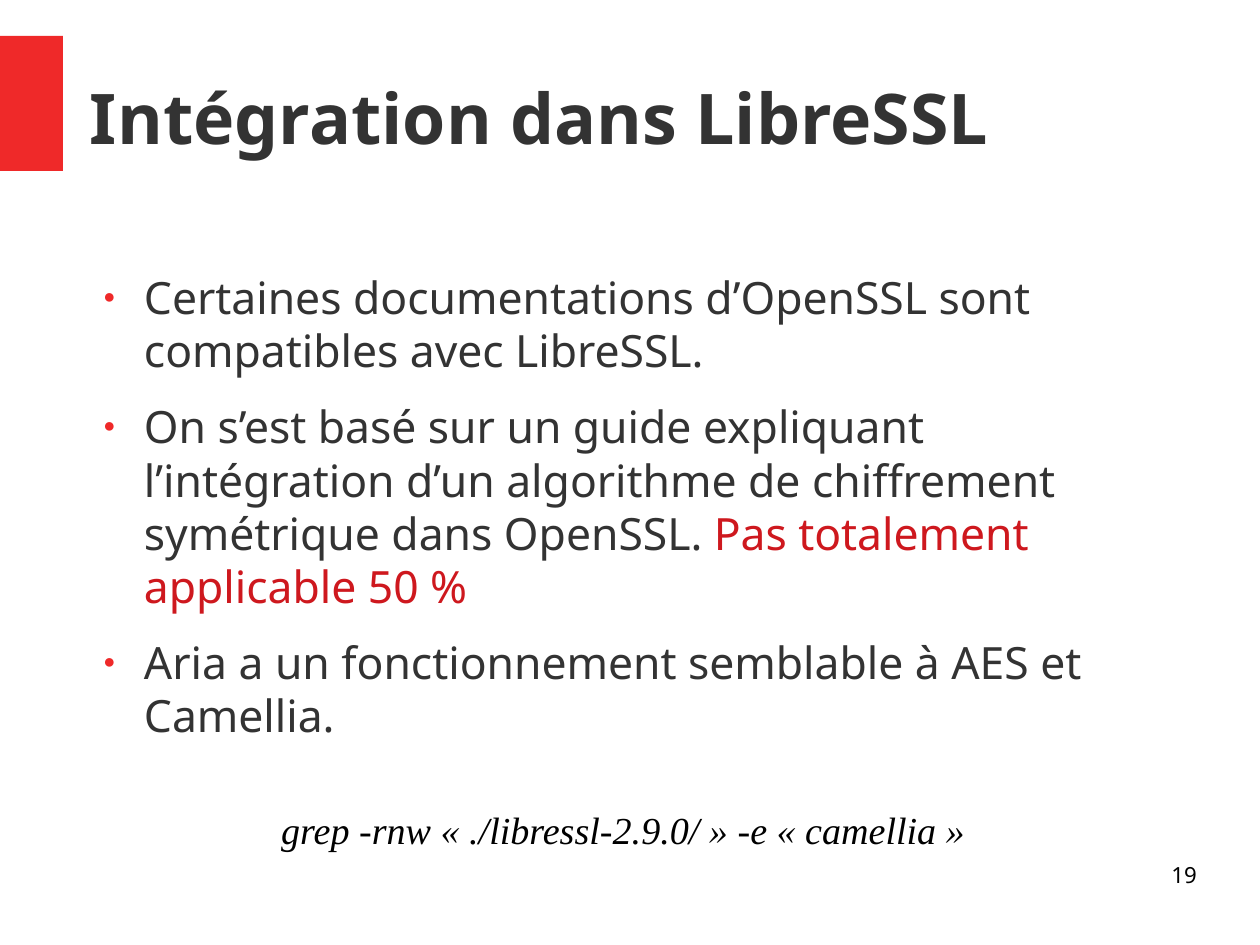
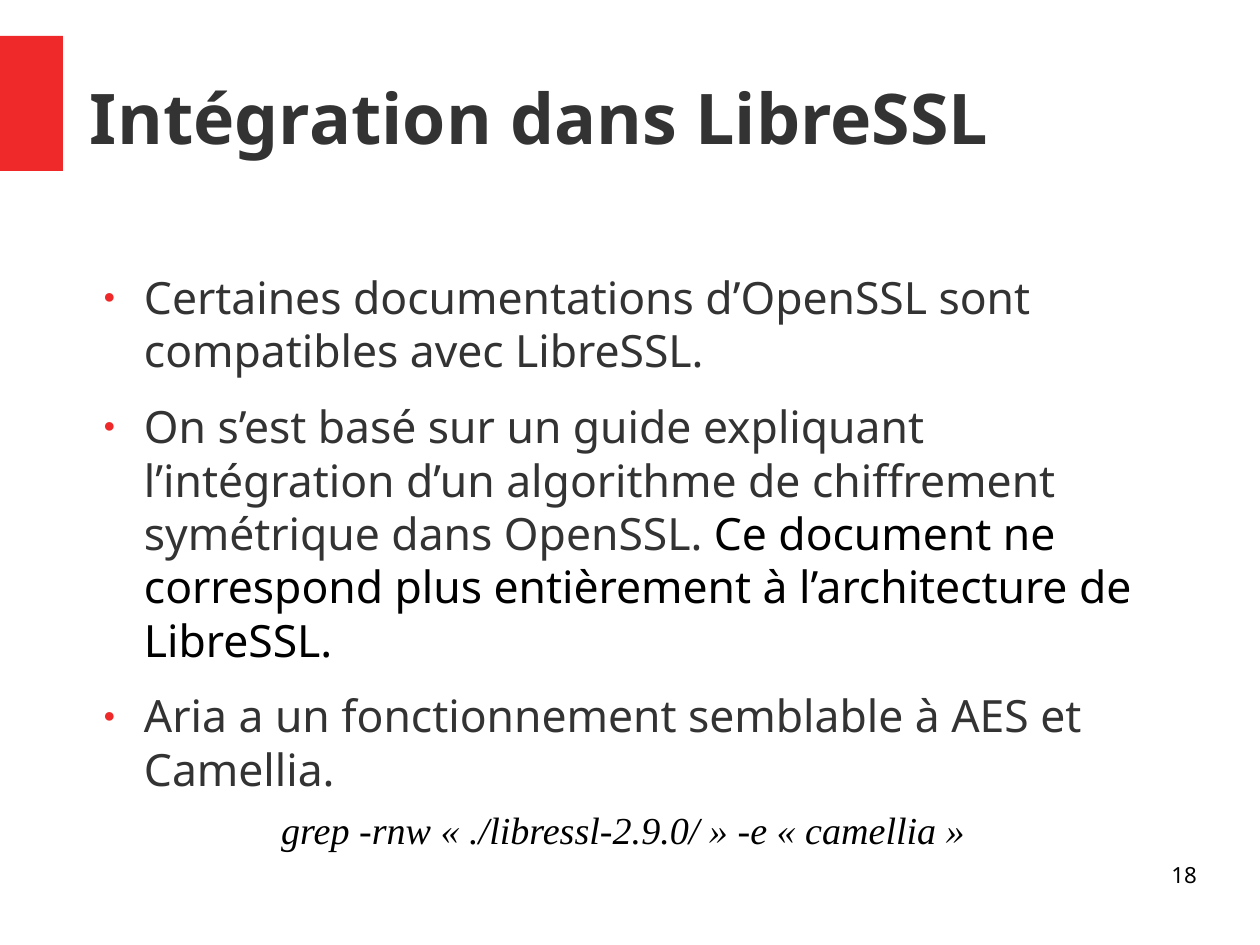
Before and after one commit to Allard-Chris/Aria, a slide deck: slide 18 of docs/[M2CSI]_ICP_Aria_Allard_Aulagnier.odp (slide 19 before the commit). Drawn at 1260x945 pixels with LibreOffice and Linux fonts; fonts in the diff are those of the drawing. Boxes give left, top, right and bottom in pixels: in the first picture for what was removed or moved away, otherwise in the second. Text is boxed around its words. In the diff, an @@ line names an element or a change of style, - is before the commit and + after.

```diff
--- a/docs/[M2CSI]_ICP_Aria_Allard_Aulagnier.odp
+++ b/docs/[M2CSI]_ICP_Aria_Allard_Aulagnier.odp
@@ text at <box>144,409,1131,658</box>: text changed @@
-● On s’est basé sur un guide expliquant l’intégration d’un algorithme de chiffrement symétrique dans OpenSSL. Pas totalement applicable 50 %
+● On s’est basé sur un guide expliquant l’intégration d’un algorithme de chiffrement symétrique dans OpenSSL. Ce document ne correspond plus entièrement à l’architecture de LibreSSL.
@@ page number at <box>1171,867,1196,884</box>: text changed @@
-19
+18
```
Also in this commit, not shown: 11 other slides changed, 1 slide removed.
